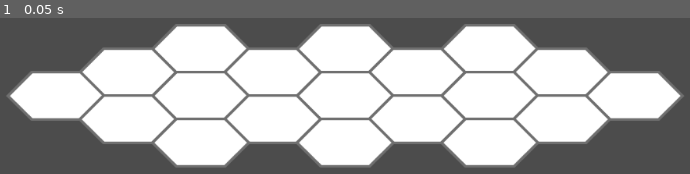
Above: before the commit, frame 1.
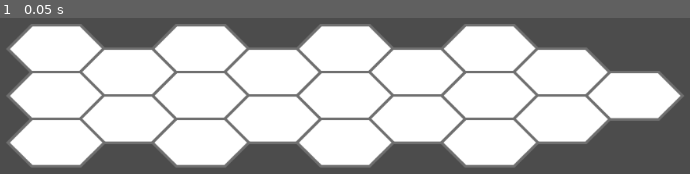
Above: after the commit, the same moment.

Repository: eduregis/hexachronos
Game: Godot game, scene res://View/Main.tscn
Two runs of this game, one before a commit and one after it. Both use one fixed random seed, a clock stepped at 60 frames per second and the inputs below.
Inputs:
- Up to frame 1 (0.05 s): no input

The runs differ from the first frame. In frame 1, 6.6% of the frame differs, in the area x 1-16%, y 3-96%.

Commit message:
creating a matrix to tiles

Diff:
--- a/Controller/Main.gd
+++ b/Controller/Main.gd
@@ -26,15 +26,14 @@
 		var tile_vector_position = []
 		for cell in array:
 			var tile_position = Vector2(window.x/6 + x*185 + (y % 2)*92, window.y/2 + y *30)
-			tile_vector_position.append(tile_position)
-			if cell == 1:
-				var tile = Tile.instance()
-				tile.set_position(tile_position)
-				self.add_child(tile)
+			var tile = Tile.instance()
+			tile.set_position(tile_position)
+			tile_vector_position.append(tile)
+			self.add_child(tile)
 			x += 1
 		tile_map_position.append(tile_vector_position)
 		y += 1
-	print(tile_map_position)
+	print(tile_map_position[0][0])
 
 
 func load_dialogue(text_code):
--- a/View/Components/HexagonTile.tscn
+++ b/View/Components/HexagonTile.tscn
@@ -5,5 +5,10 @@
 [node name="HexagonTile" type="Node2D"]
 
 [node name="Sprite" type="Sprite" parent="."]
+position = Vector2( 0, -0.102032 )
 scale = Vector2( 0.7, 0.7 )
 texture = ExtResource( 1 )
+
+[node name="StaticBody2D" type="StaticBody2D" parent="."]
+
+[node name="CollisionPolygon2D" type="CollisionPolygon2D" parent="StaticBody2D"]
